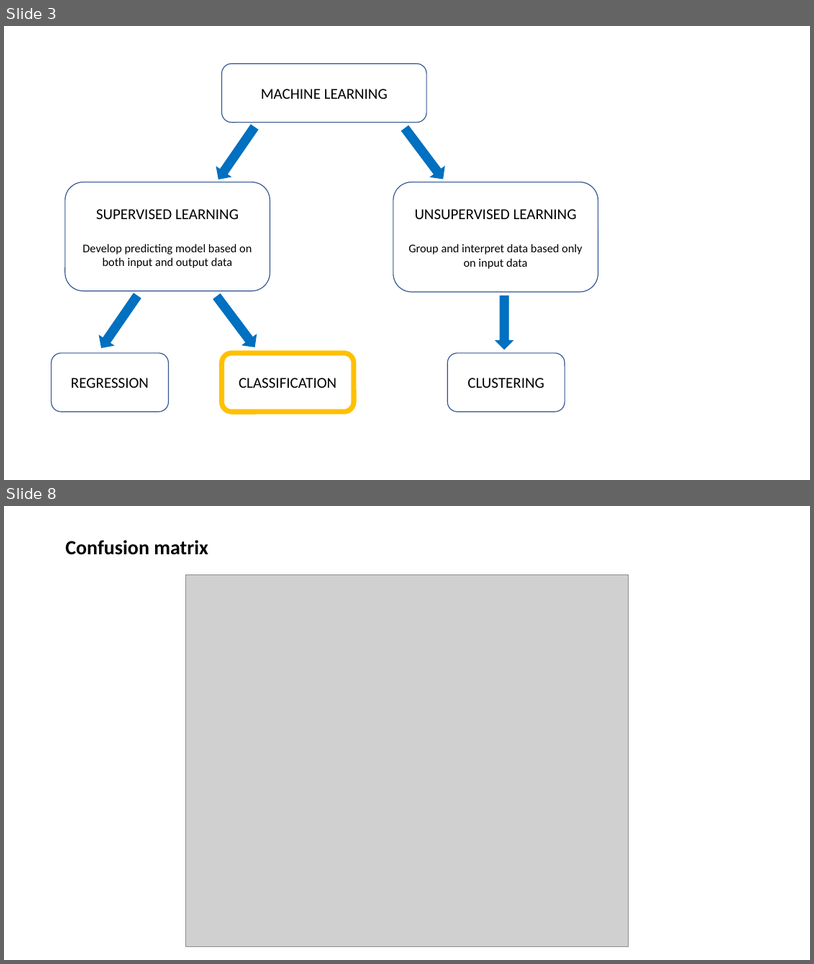
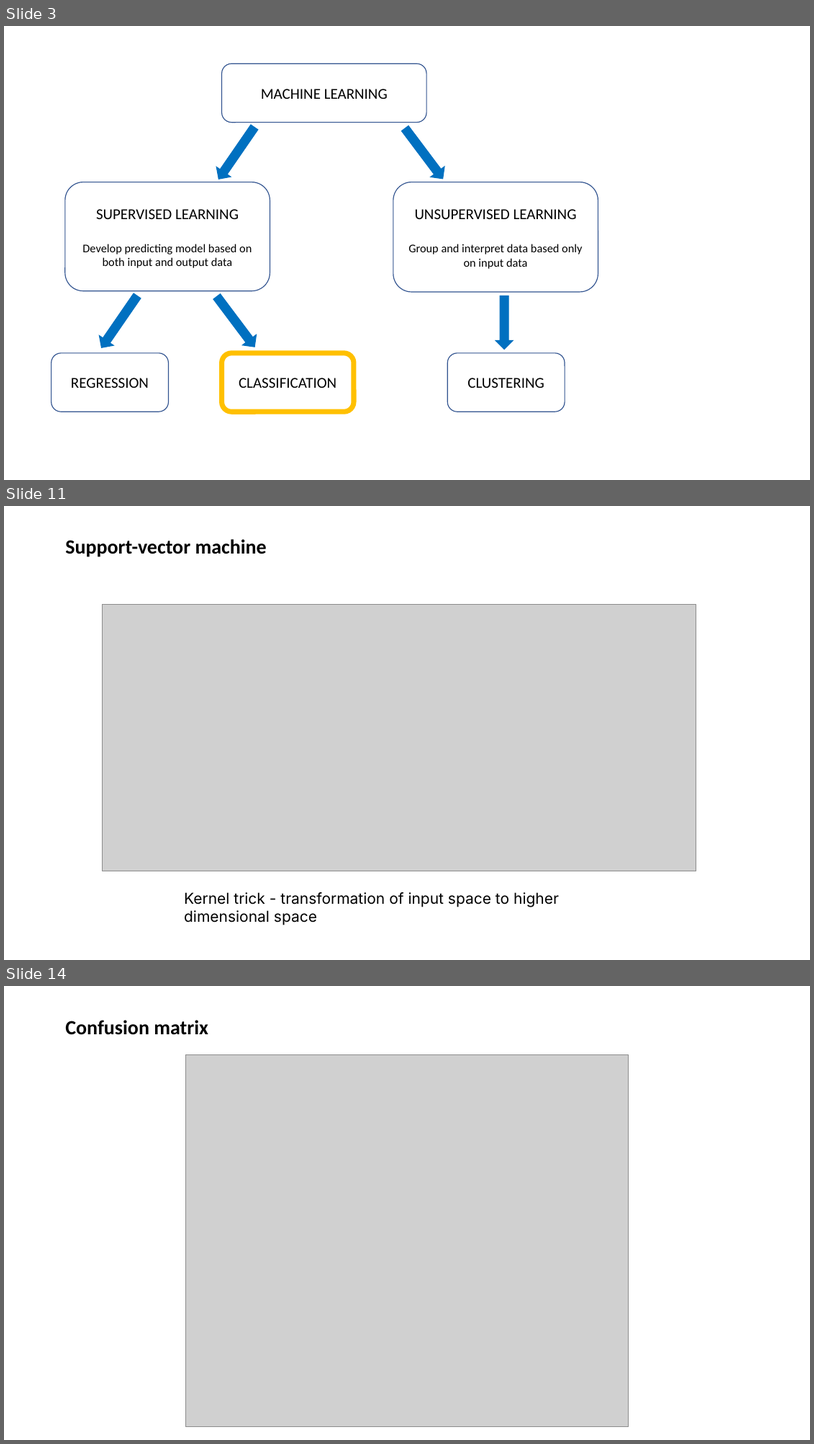
Before and after one commit to MarcoCalbucci/DataAnalytics, a slide deck: PredictiveModeling/Classification/Classification.pptx. Shown one above the other, each under a label of ours: slides 3 and 8 before the commit, slides 3, 11 and 14 after it; the slides between them are not shown. The pictures are 814x964 and 814x1444 pixels, drawn with LibreOffice and Linux fonts; fonts in the diff are those of the drawing; grey boxes stand for pictures. Boxes give left, top, right and bottom in pixels: in the first picture for what was removed or moved away, otherwise in the second. Text is boxed around its words. In the diff, an @@ line names an element or a change of style, - is before the commit and + after.

```diff
--- a/PredictiveModeling/Classification/Classification.pptx
+++ b/PredictiveModeling/Classification/Classification.pptx
@@ slide 11 added at [4,506,810,960], background #FFFFFF @@
@@ title added at [65,539,267,557], 24 pt, text #000000, bold @@
+Support-vector machine
@@ picture added at [103,604,697,871] @@
@@ text added at [184,892,559,925], 18 pt, text #000000 @@
+Kernel trick - transformation of input space to higher dimensional space
@@ what was slide 8 is now slide 14 @@
```
Also in this commit, not shown: 6 slides changed, 7 other slides added, 1 slide removed.
